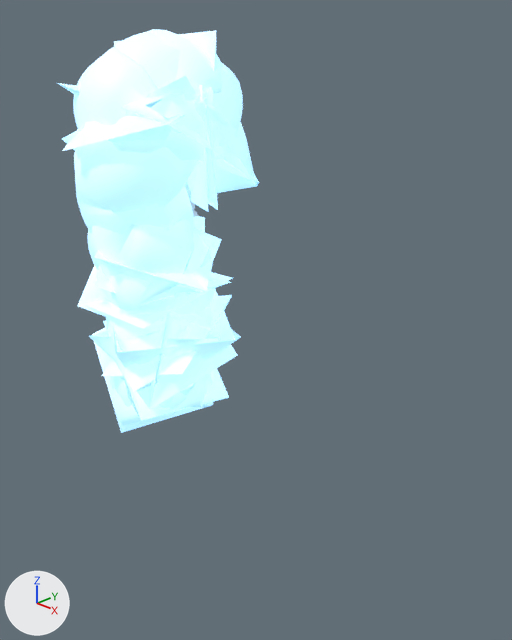
Two versions of the Blender file Data/Blender/Shaina/weapon2.blend, one commit apart.
Both versions are drawn from a camera (50 mm lens) standing at (2.43, -1.82, 1.74) and looking at (0.63, -0.04, 0.65). Arrows for +X, +Y and +Z are at lower left; the lights stay in place.

The first picture shows 'Vines'.
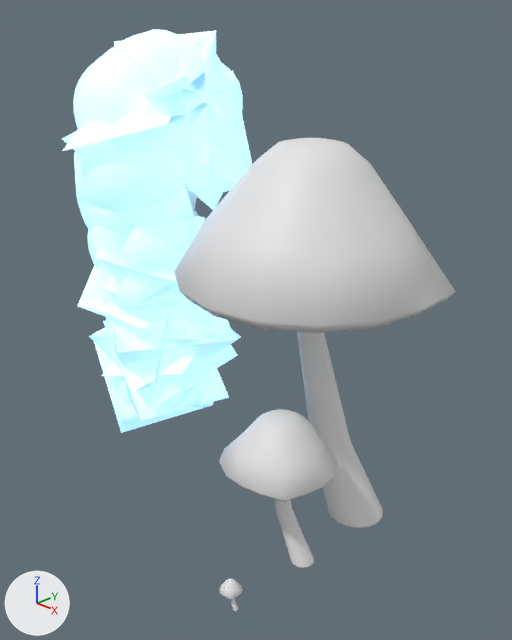
Commit message: mushroom blockout

The change, as a list of edits to the scene's bpy script:
```text
Change me_vert:
    where me_vert.from_pydata(...)  # 139 vertices, 0 faces, 140 loose edges; spans x -0.068..0.009, y -0.13..0.194, z -0.251..1.211
    used by ob_vines; location = (0.025, -0.011, 0.256)
    verts and faces of me_vert; kept vertices keep their numbers, new ones are numbered from 139
    before: 123 (-0.007, 0.158, 0.986), 124 (-0.012, 0.142, 0.986)
    me_vert part 1
    add delete_vertices([124])  # with the faces that use them
    add verts[139] = (-0.012, 0.142, 0.988)
    add verts[140] = (-0.014, 0.119, 0.985)
    add edges += [(123, 139), (139, 140)]
Add me_cylinder_007:
    me_cylinder_007.from_pydata(...)  # 258 vertices, 264 faces; spans x -0.753..0.205, y -0.479..0.458, z 0.0..1.362
    me_cylinder_007.polygons.foreach_set('use_smooth', [True] * 264)
Add me_cylinder_006:
    me_cylinder_006.from_pydata(...)  # 258 vertices, 264 faces; spans x -0.765..0.205, y -0.479..0.443, z 0.0..1.362
    me_cylinder_006.polygons.foreach_set('use_smooth', [True] * 264)
Add me_cylinder_004:
    me_cylinder_004.from_pydata(...)  # 258 vertices, 264 faces; spans x -0.797..0.205, y -0.479..0.443, z 0.0..1.362
    me_cylinder_004.polygons.foreach_set('use_smooth', [True] * 264)
Add ob_mushroom_small:
    ob_mushroom_small = bpy.data.objects.new('Mushroom_Small', me_cylinder_007)
    ob_mushroom_small.location = (1.163, -0.661, 0.0)
    ob_mushroom_small.scale = (0.0758, 0.0758, 0.0758)
Add ob_mushroom_mid:
    ob_mushroom_mid = bpy.data.objects.new('Mushroom_Mid', me_cylinder_006)
    ob_mushroom_mid.location = (1.163, -0.343, 0.0)
    ob_mushroom_mid.scale = (0.393, 0.393, 0.393)
Add ob_mushroom_big:
    ob_mushroom_big = bpy.data.objects.new('Mushroom_Big', me_cylinder_004)
    ob_mushroom_big.location = (1.127, 0.0, 0.0)
```

Where the change shows, as pixel boxes [x1, y1, x2, y2] in the pictures (512 x 640 px):
'Vines', reshaped: before [57, 29, 259, 433]; after [62, 29, 252, 433]
'Mushroom_Big', added: after [174, 138, 456, 528]
'Mushroom_Mid', added: after [219, 409, 337, 568]
'Mushroom_Small', added: after [220, 578, 242, 611]
